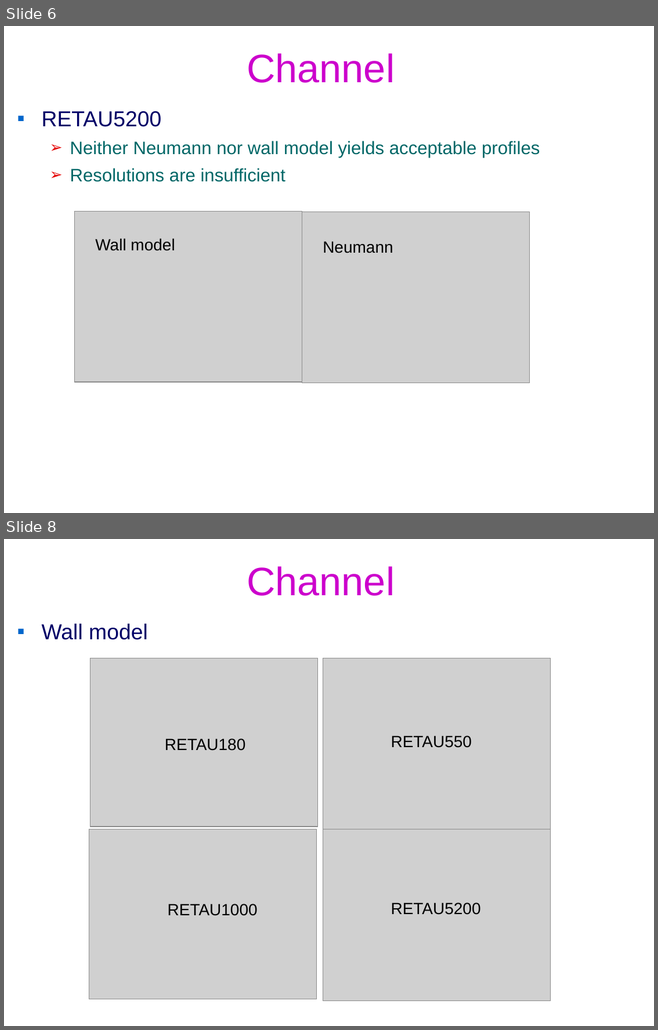
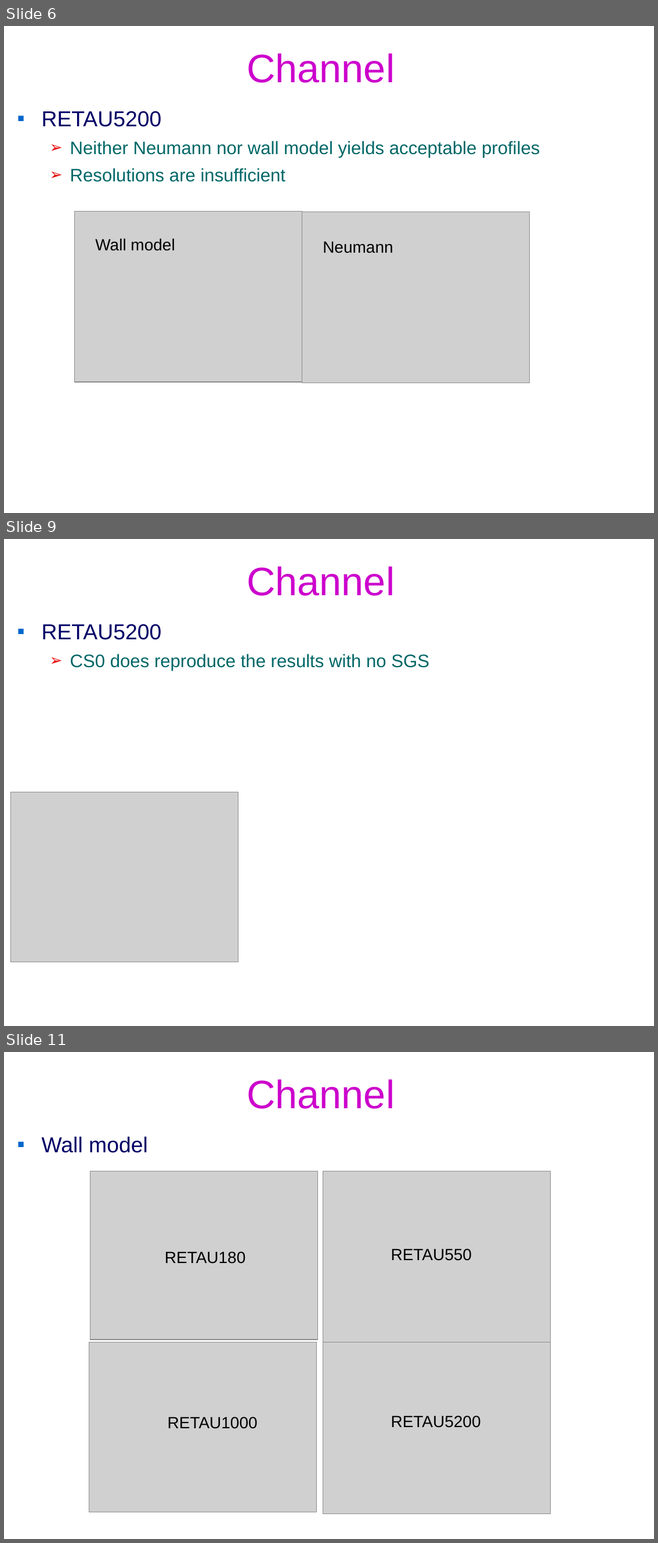
Before and after one commit to federicoVerolini/CaLES, a slide deck: docs/vv.pptx. Shown one above the other, each under a label of ours: slides 6 and 8 before the commit, slides 6, 9 and 11 after it; the slides between them are not shown. The pictures are 658x1030 and 658x1543 pixels, drawn with LibreOffice and Linux fonts; fonts in the diff are those of the drawing; grey boxes stand for pictures; background and template pictures are left out. Boxes give left, top, right and bottom in pixels: in the first picture for what was removed or moved away, otherwise in the second. Text is boxed around its words. In the diff, an @@ line names an element or a change of style, - is before the commit and + after.

```diff
--- a/docs/vv.pptx
+++ b/docs/vv.pptx
@@ slide 9 added at <box>4,539,654,1026</box>, background #FFFFFF @@
@@ title added at <box>246,566,394,596</box>, 44 pt, text #CC00CC @@
+Channel
@@ text added at <box>42,624,429,671</box>, 20 pt, text #006666 @@
+▪ RETAU5200
+  ➢ CS0 does reproduce the results with no SGS
@@ picture added at <box>10,792,238,962</box> @@
@@ what was slide 8 is now slide 11 @@
```
Also in this commit, not shown: 1 slide changed, 2 other slides added, 4 other files.
